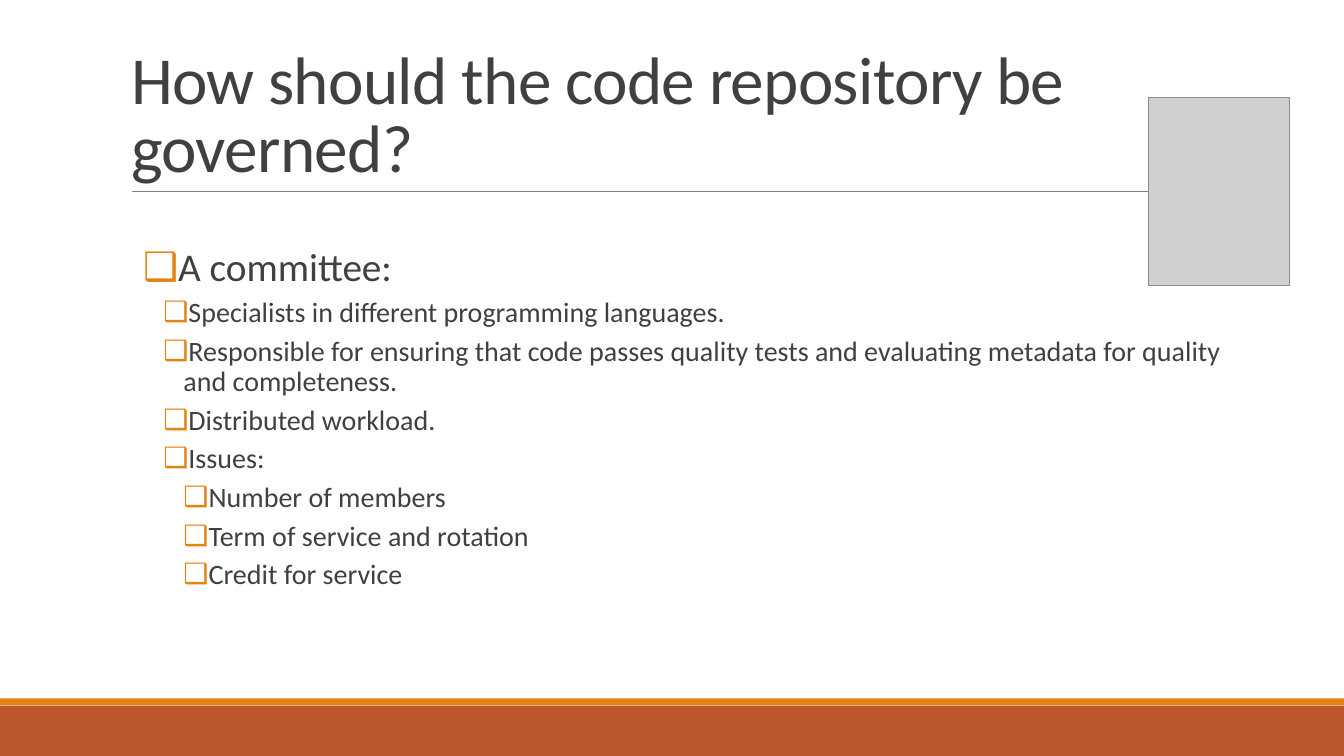
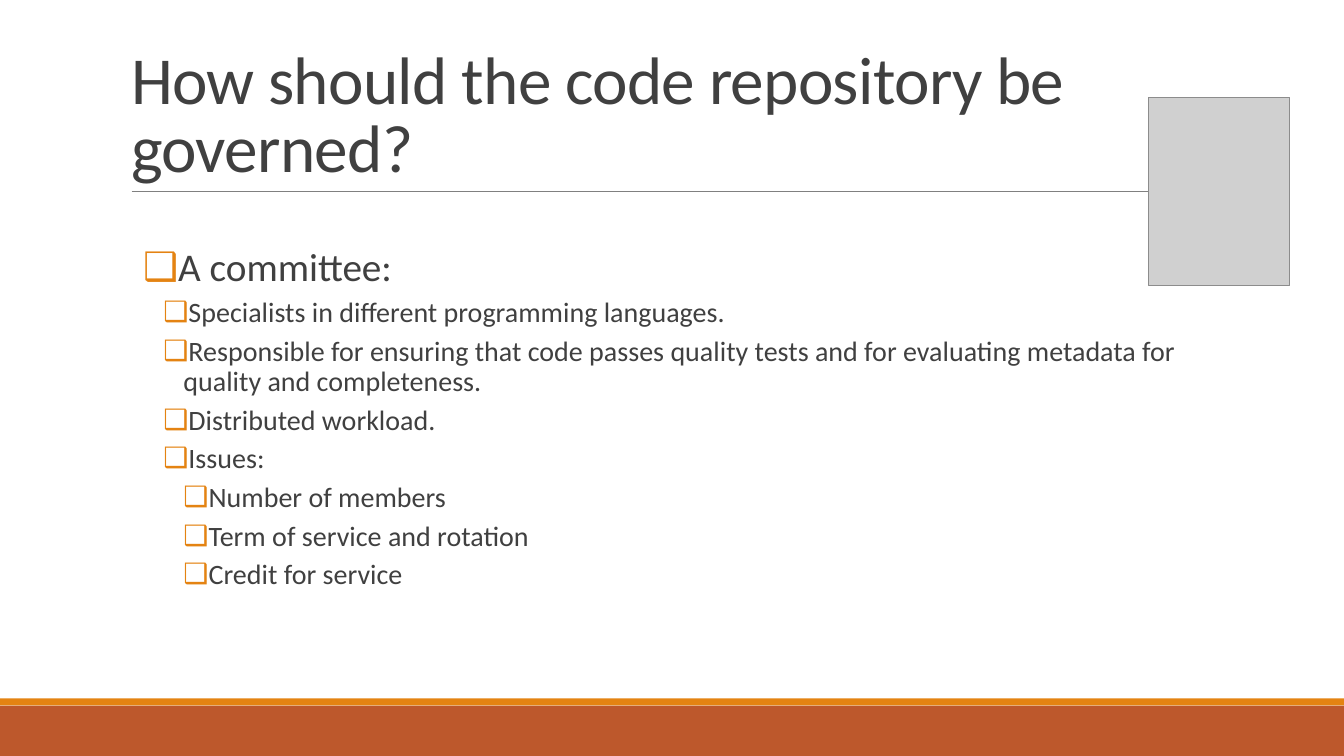
Before and after one commit to vanderbi/codeLibrary, a slide deck: slide 6 of Building an Information Management Code Library.pptx. Drawn at 1344x756 pixels with LibreOffice and Linux fonts; fonts in the diff are those of the drawing; grey boxes stand for pictures; background and template pictures are left out. Boxes give left, top, right and bottom in pixels: in the first picture for what was removed or moved away, otherwise in the second. Text is boxed around its words. In the diff, an @@ line names an element or a change of style, - is before the commit and + after.

```diff
--- a/Building an Information Management Code Library.pptx
+++ b/Building an Information Management Code Library.pptx
@@ text at bbox=[183, 341, 1175, 396]: text changed @@
-    ❑ Responsible for ensuring that code passes quality tests and evaluating metadata for quality and completeness.
+    ❑ Responsible for ensuring that code passes quality tests and for evaluating metadata for quality and completeness.
```
Also in this commit, not shown: 4 other slides changed, 2 slides added, 1 slide removed.
